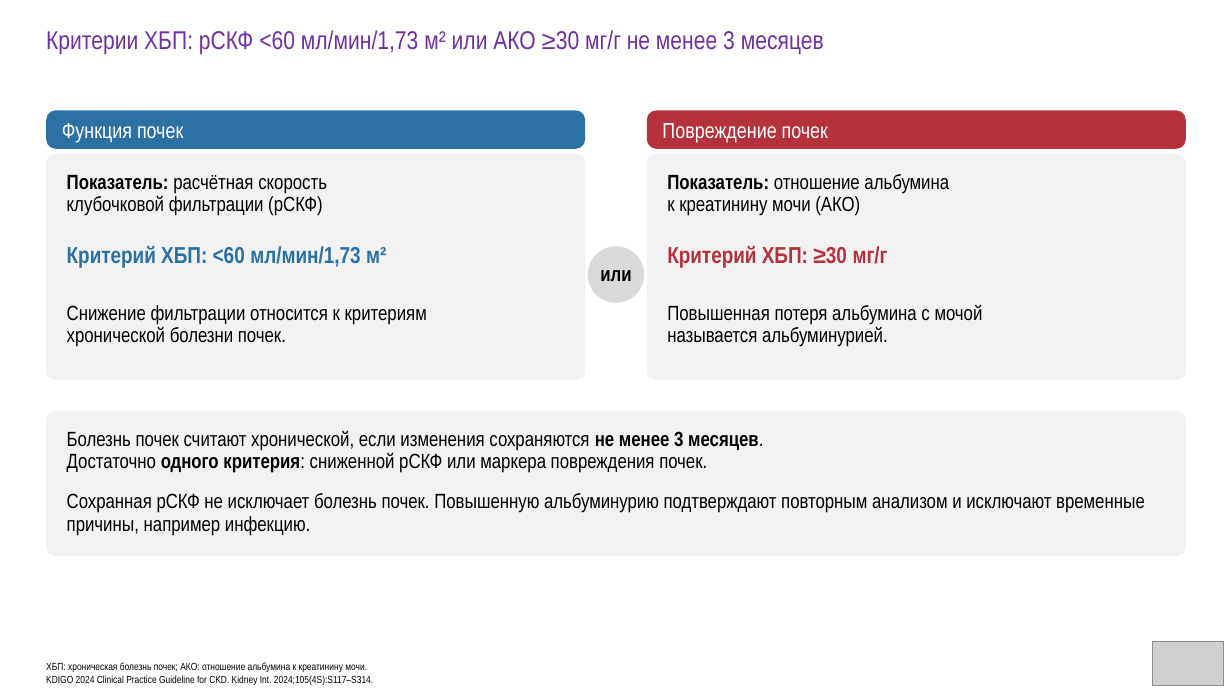
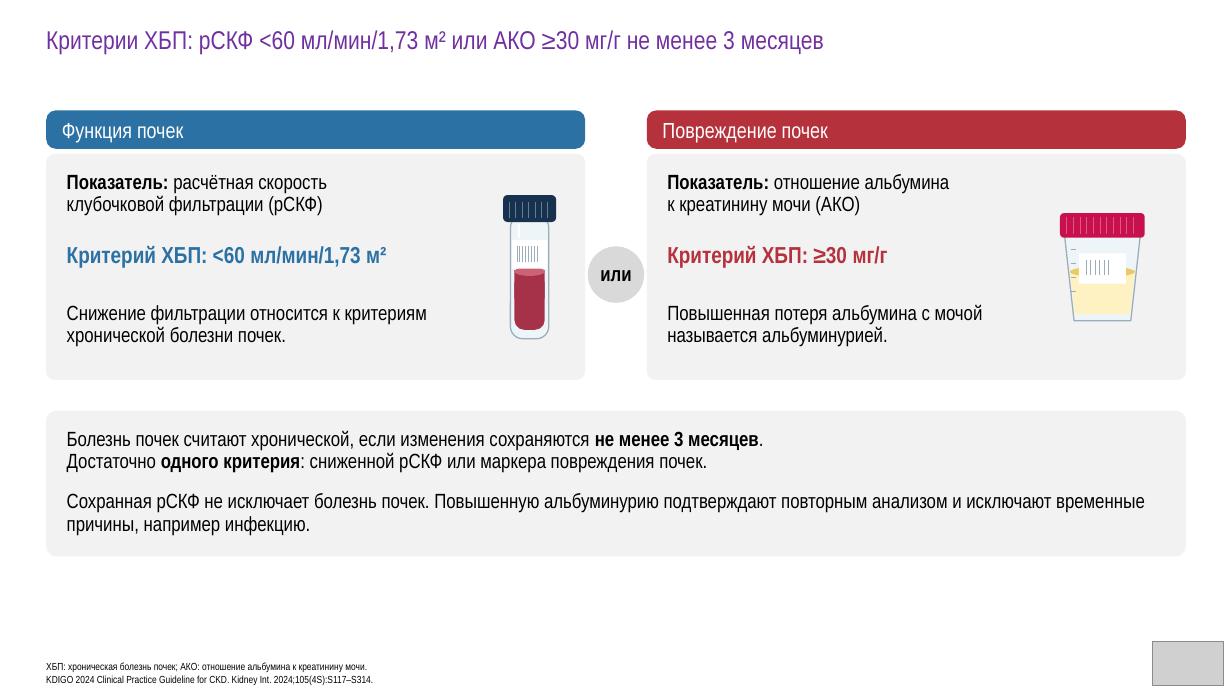
Before and after one commit to drabdulbosit1-eng/my-test-cloud, a slide deck: slide 12 of finerenone/Finerenone_Levin_reviewed.pptx. Drawn at 1232x693 pixels with LibreOffice and Linux fonts; fonts in the diff are those of the drawing; grey boxes stand for pictures. Boxes give left, top, right and bottom in pixels: in the first picture for what was removed or moved away, otherwise in the second. Text is boxed around its words. In the diff, an @@ line names an element or a change of style, - is before the commit and + after.

```diff
--- a/finerenone/Finerenone_Levin_reviewed.pptx
+++ b/finerenone/Finerenone_Levin_reviewed.pptx
@@ group added at <box>503,195,555,338</box>: 15 lines, 3 rounded rectangles, 2 rectangles, 1 ellipse @@
@@ group added at <box>1060,213,1145,321</box>: 20 lines, 2 freeform shapes, 1 ellipse, 1 rounded rectangle, 1 rectangle @@
```
Also in this commit, not shown: 4 other slides changed, 1 other file.
